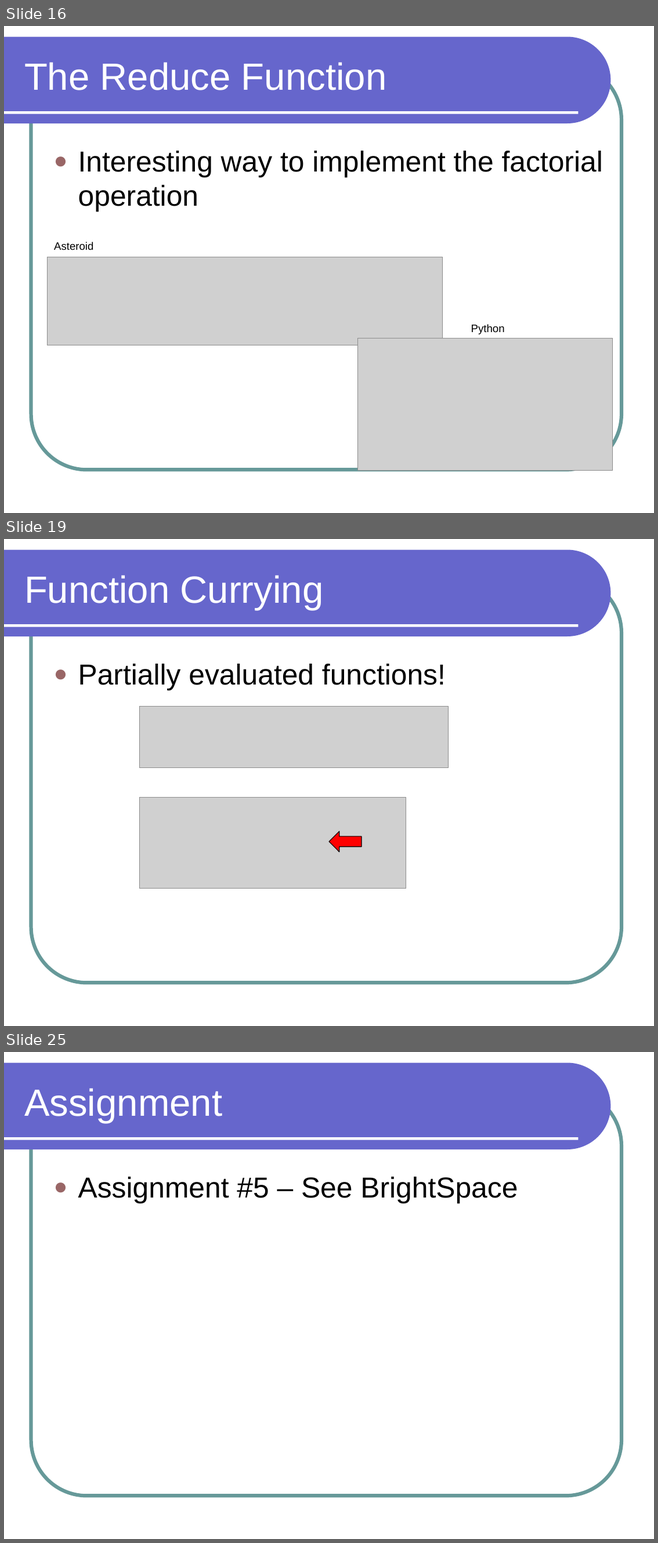
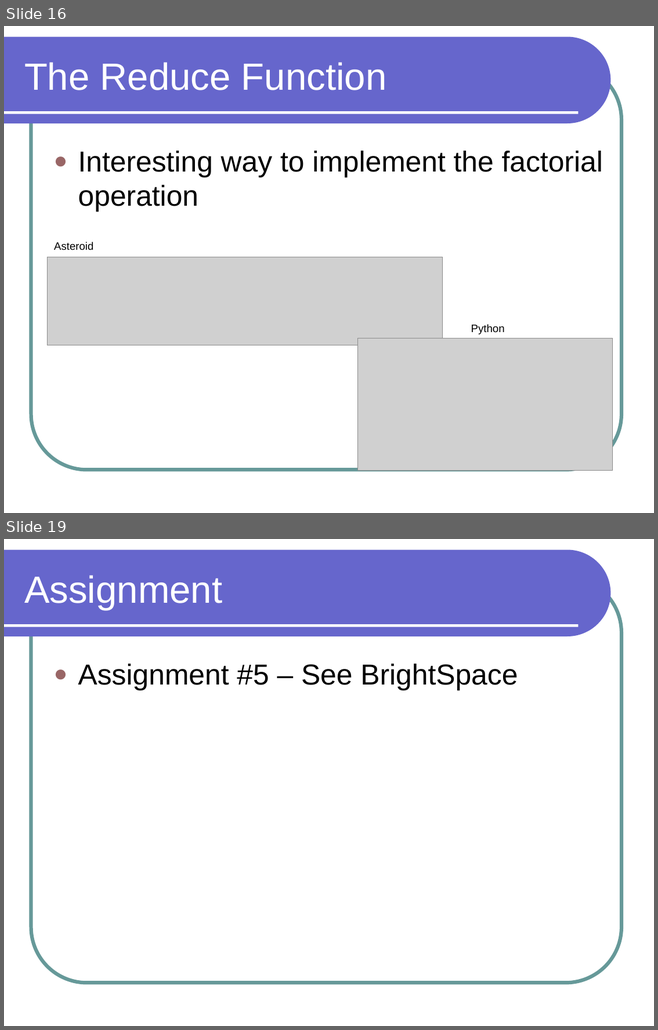
Before and after one commit to lutzhamel/CSC301, a slide deck: notes/csc301-ln014.ppt. Shown one above the other, each under a label of ours: slides 16, 19 and 25 before the commit, slides 16 and 19 after it; the slides between them are not shown. The pictures are 658x1543 and 658x1030 pixels, drawn with LibreOffice and Linux fonts; fonts in the diff are those of the drawing; grey boxes stand for pictures. Boxes give left, top, right and bottom in pixels: in the first picture for what was removed or moved away, otherwise in the second. Text is boxed around its words. In the diff, an @@ line names an element or a change of style, - is before the commit and + after.

```diff
--- a/notes/csc301-ln014.ppt
+++ b/notes/csc301-ln014.ppt
@@ slide 19 removed at bbox=[4, 539, 654, 1026], background #FFFFFF; not listed: 3 template elements that a slide beside it also shows @@
@@ title removed at bbox=[24, 575, 324, 610] @@
-Function Currying
@@ text removed at bbox=[78, 664, 445, 690] @@
-● Partially evaluated functions!
@@ picture removed at bbox=[139, 707, 448, 768] @@
@@ picture removed at bbox=[139, 798, 405, 889] @@
@@ left arrow removed at bbox=[329, 831, 361, 852] @@
@@ what was slide 25 is now slide 19 @@
```
Also in this commit, not shown: 1 slide changed, 1 slide added, 6 other slides removed, 7 other files.
